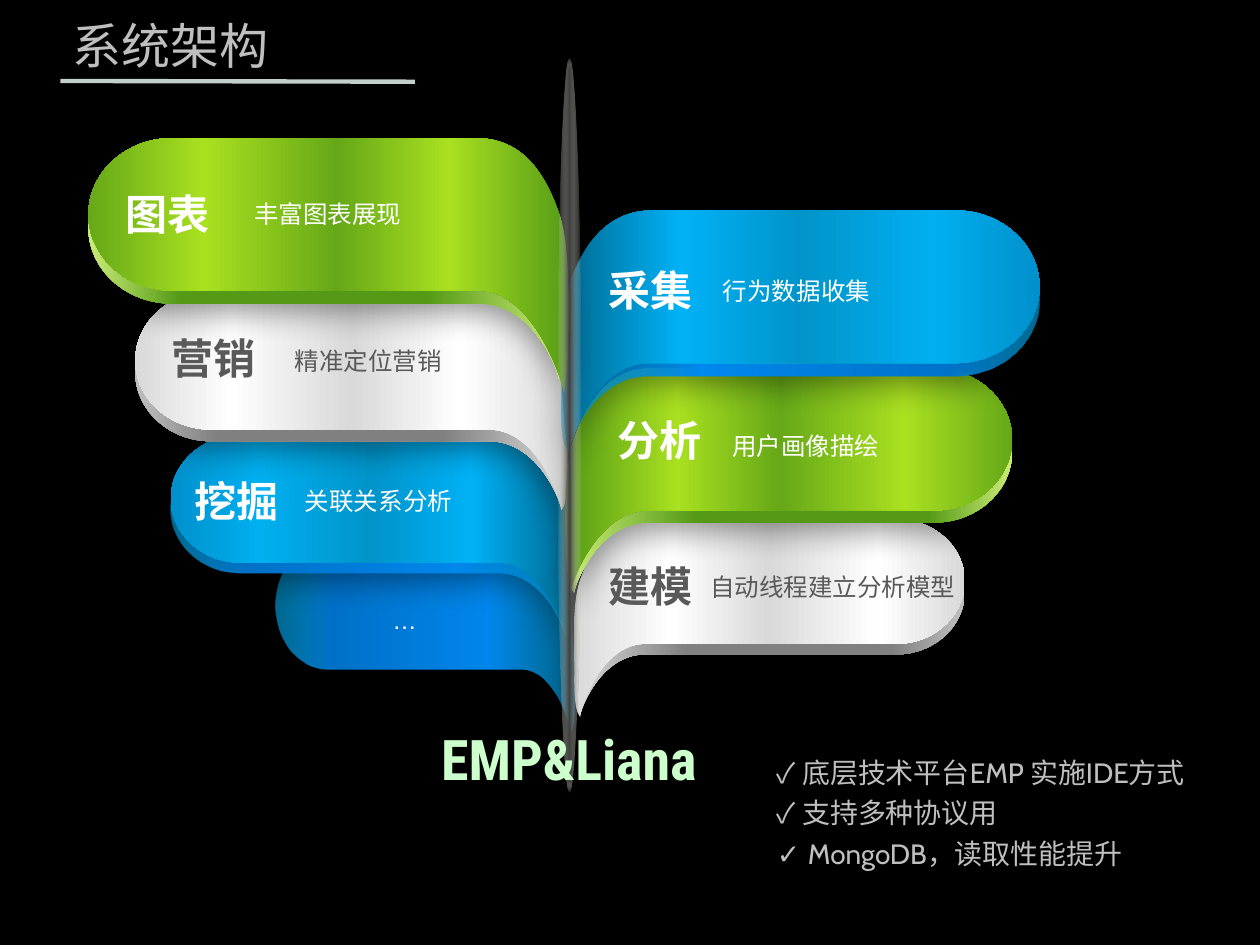
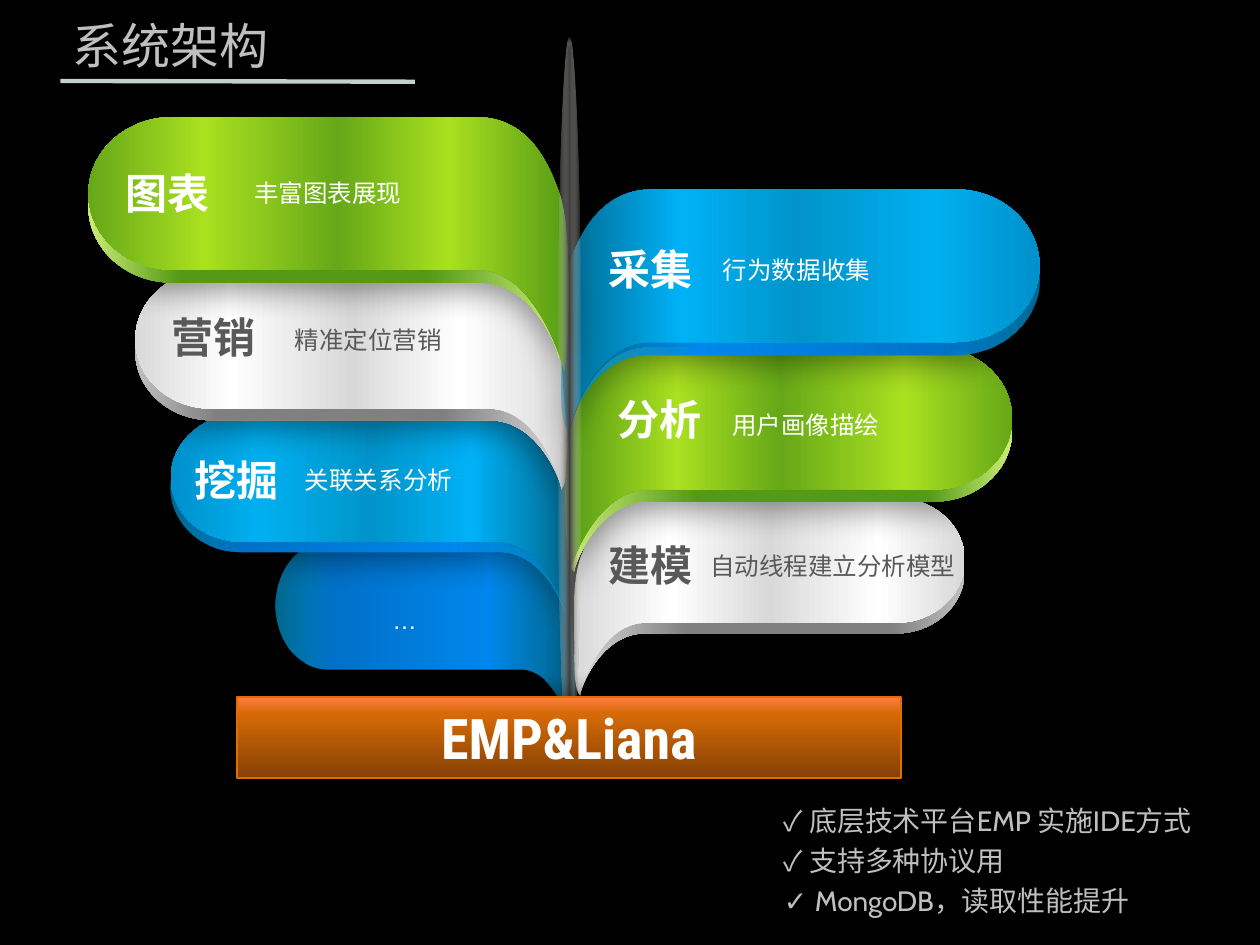
Before and after one commit to zhenghong/UBP, a slide deck: slide 8 of 营销.pptx (slide 7 before the commit). Drawn at 1260x945 pixels with LibreOffice and Linux fonts; fonts in the diff are those of the drawing; background and template pictures are left out. Boxes give left, top, right and bottom in pixels: in the first picture for what was removed or moved away, otherwise in the second. Text is boxed around its words. In the diff, an @@ line names an element or a change of style, - is before the commit and + after.

```diff
--- a/营销.pptx
+++ b/营销.pptx
@@ 12 texts, 12 freeform shapes, 1 ellipse, 1 rectangle moved together from (x1=88, y1=58, x2=1040, y2=793) to (x1=88, y1=37, x2=1040, y2=777) @@
@@ rectangle "EMP&Liana" at (x1=237, y1=697, x2=901, y2=777): text colour #CCFFCC to #FFFFFF; fill none to gradient #864205 to #D86A08 to #FF7D44; outline none to #E26C02 1 pt; shadow on @@
@@ text "✓ 底层技术平台EMP 实施IDE方式" moved from (x1=802, y1=759, x2=1185, y2=870) to (x1=809, y1=807, x2=1192, y2=918) @@
```
Also in this commit, not shown: 5 other slides changed, 2 slides added, 1 slide removed.
